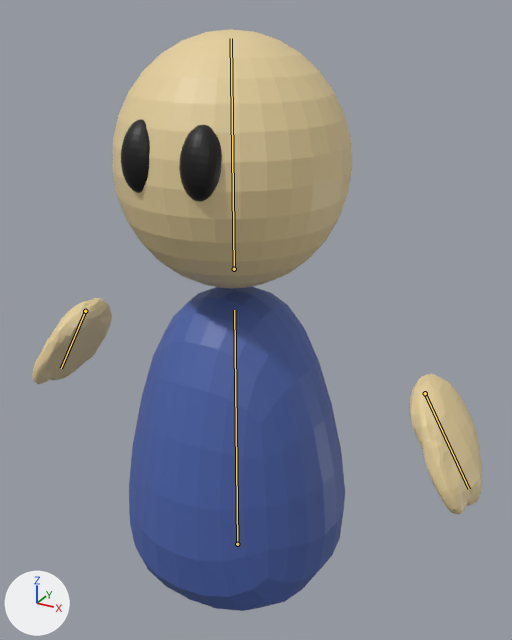
One commit to the Blender file Assets/Models/DefaultCharacter.blend: the scene before it, then after it.
Camera for both pictures: a 50 mm camera at (1.26, -2.12, 1.63) aimed at (0.1, -0.02, 0.58). Lighting does not change. The marker at lower left points along +X, +Y and +Z. The bones that bend it are drawn over the model as lines.

Objects in the first picture: 'Body', 'Head', 'LeftEye', 'LeftHand', 'RightEye', 'RightHand'.
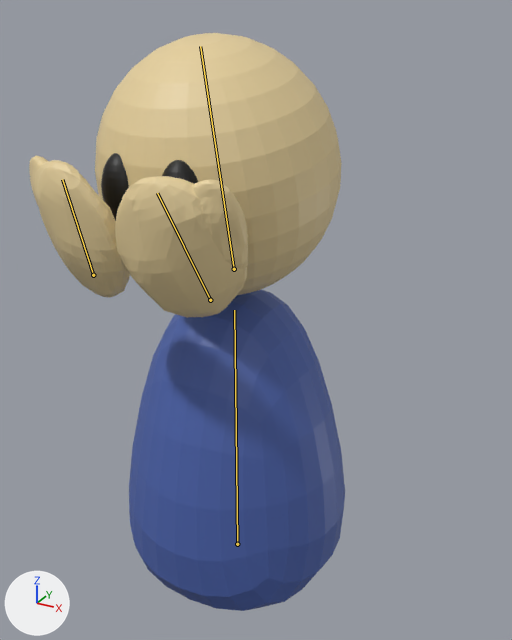
The newer file adds an action. The first version stands in its rest pose; the second is drawn at frame 0 of the action 'Scolded'.

The edits, one by one:
Bone 'HeadBone' (bone_headbone) turns from (0, 0, 0) to (12, -1, 1) degrees about its own x, y and z.
Bone 'HandBone.R' (bone_handbone_r) moves from (0.0, 0.0, 0.0) to (-0.247, -0.623, 0.503).
Bone 'HandBone.R' (bone_handbone_r) turns from (0, 0, 0) to (126, -61, 71) degrees about its own x, y and z.
Bone 'HandBone.L' (bone_handbone_l) moves from (0.0, 0.0, 0.0) to (0.249, -0.624, 0.503).
Bone 'HandBone.L' (bone_handbone_l) turns from (0, 0, 0) to (126, 61, -71) degrees about its own x, y and z.

Pixel boxes [x1, y1, x2, y2] of what changed, in the pictures (512 x 640 px):
'Head', posed
    before: [113, 29, 352, 288]
    after: [95, 33, 342, 295]
'LeftHand', posed (81% wider)
    before: [409, 374, 482, 514]
    after: [115, 176, 248, 318]
'RightHand', posed (26% wider, 64% taller)
    before: [32, 298, 112, 384]
    after: [29, 156, 130, 298]
'LeftEye', posed
    before: [179, 125, 222, 202]
    after: [162, 160, 198, 184]
'RightEye', posed (8% shorter)
    before: [121, 119, 150, 193]
    after: [101, 153, 129, 221]
bone 'HeadBone', root to tip
    before: (234, 269) to (231, 38)
    after: (234, 269) to (200, 46)
bone 'HandBone.R', root to tip
    before: (85, 311) to (61, 368)
    after: (93, 275) to (62, 179)
bone 'HandBone.L', root to tip
    before: (425, 393) to (469, 489)
    after: (210, 300) to (157, 193)
